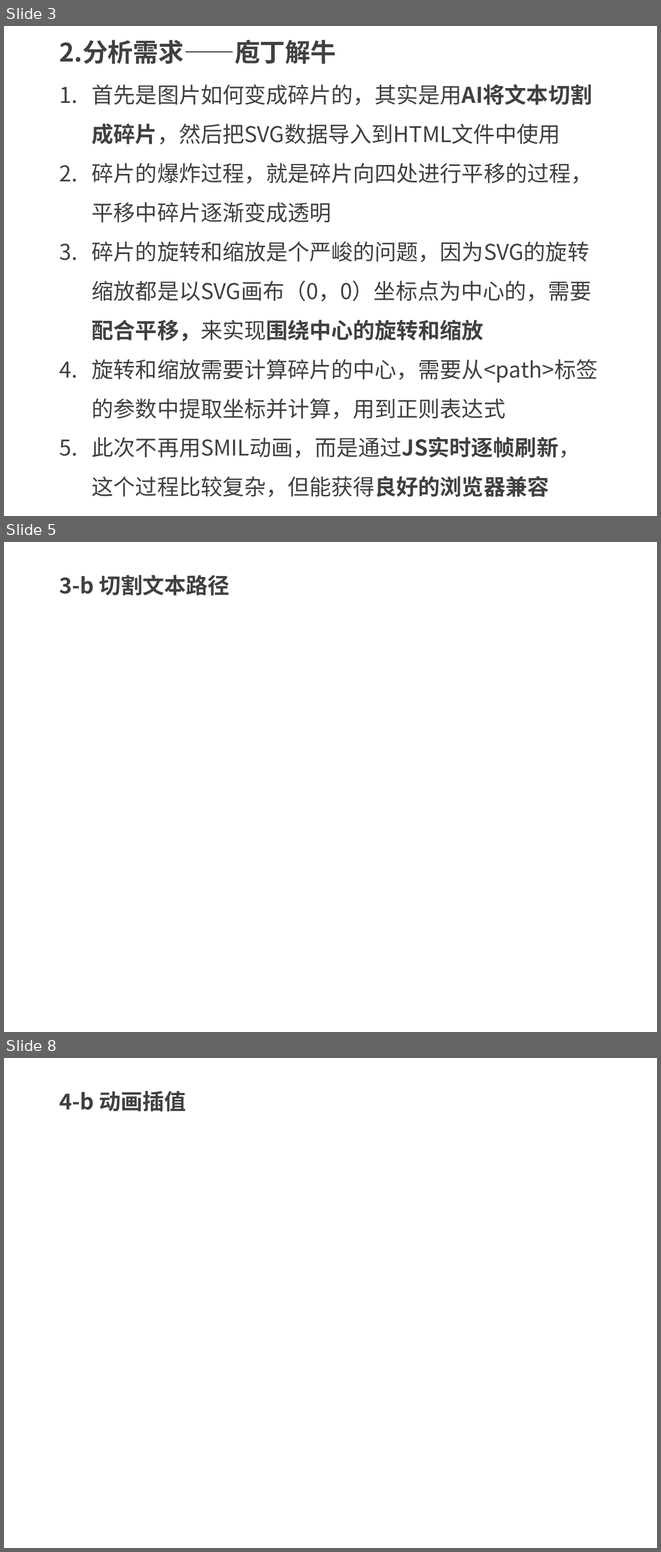
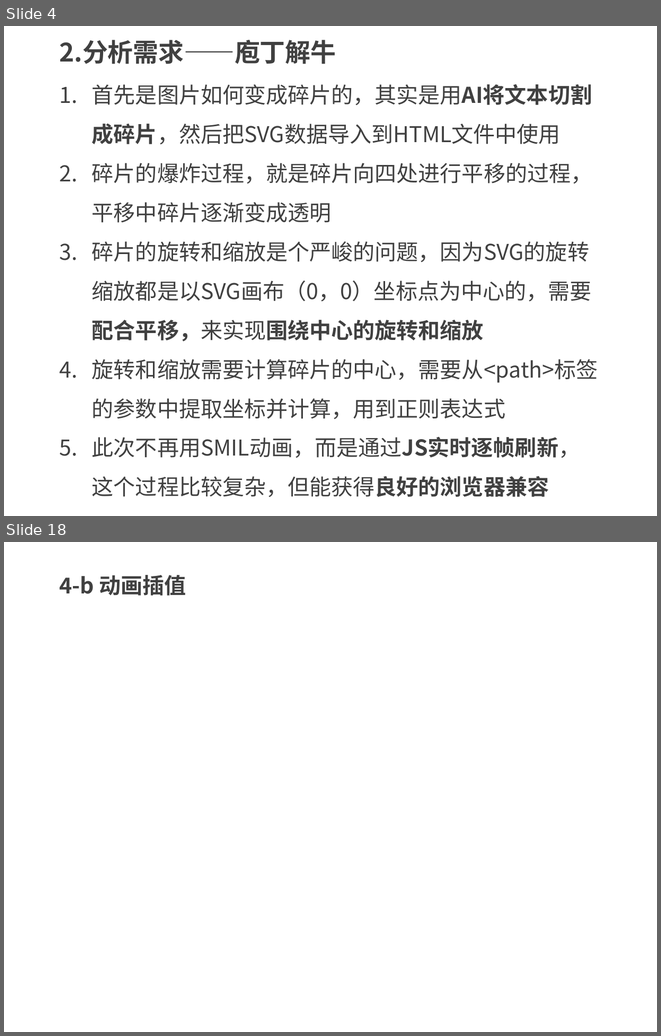
Before and after one commit to kong66/webAni, a slide deck: 20-svg-explode/20.pptx. Shown one above the other, each under a label of ours: slides 3, 5 and 8 before the commit, slides 4 and 18 after it; the slides between them are not shown. The pictures are 661x1552 and 661x1036 pixels, drawn with LibreOffice and Linux fonts; fonts in the diff are those of the drawing. Boxes give left, top, right and bottom in pixels: in the first picture for what was removed or moved away, otherwise in the second. Text is boxed around its words. In the diff, an @@ line names an element or a change of style, - is before the commit and + after.

```diff
--- a/20-svg-explode/20.pptx
+++ b/20-svg-explode/20.pptx
@@ slide 5 removed at (4,542,657,1032), background #FFFFFF @@
@@ text removed at (59,575,229,596) @@
-3-b 切割文本路径
@@ what was slide 3 is now slide 4 @@
@@ what was slide 8 is now slide 18 @@
```
Also in this commit, not shown: 6 slides changed, 9 slides added, 6 other files.
